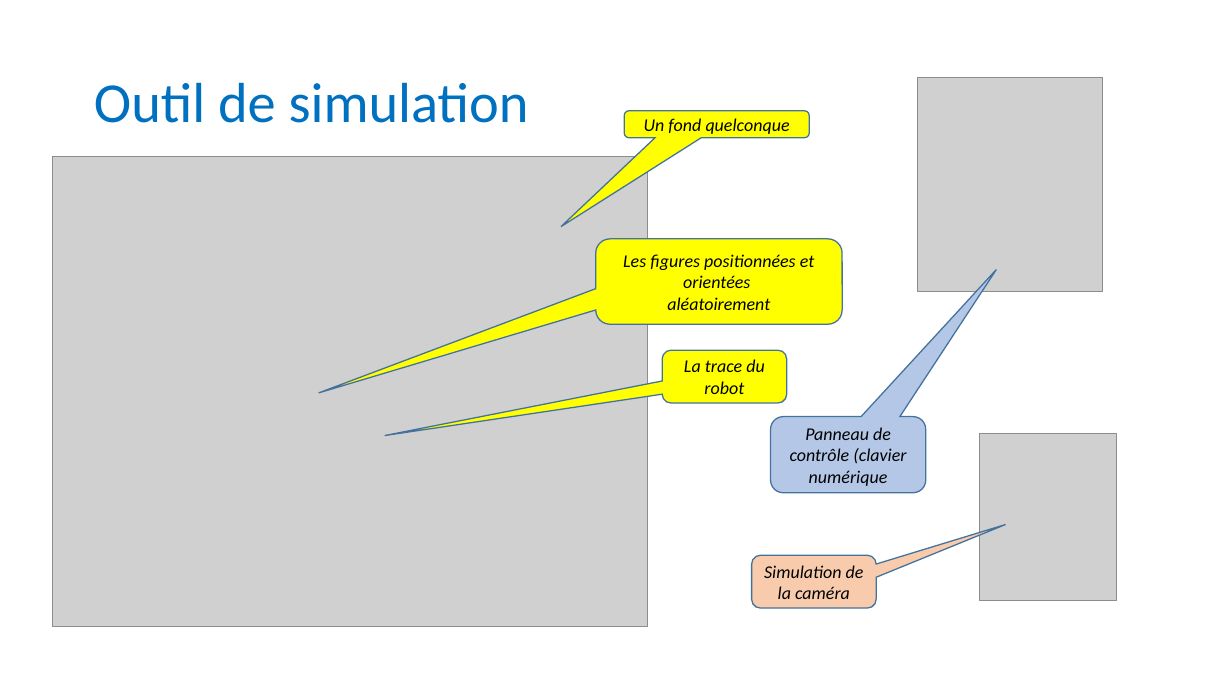
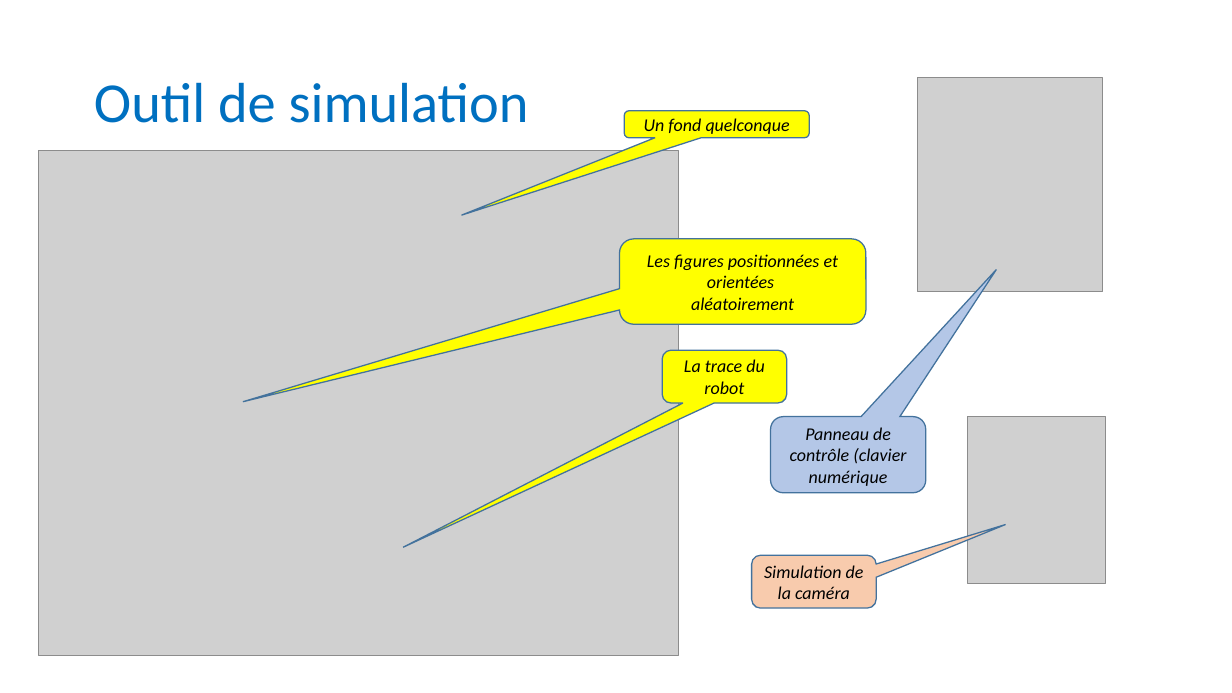
Before and after one commit to anumby-source/RobotServiceJeunesse2023, a slide deck: slide 16 of Présenations/Apprentissage neuronal.pptx. Drawn at 1232x693 pixels with LibreOffice and Linux fonts; fonts in the diff are those of the drawing; grey boxes stand for pictures. Boxes give left, top, right and bottom in pixels: in the first picture for what was removed or moved away, otherwise in the second. Text is boxed around its words. In the diff, an @@ line names an element or a change of style, - is before the commit and + after.

```diff
--- a/Présenations/Apprentissage neuronal.pptx
+++ b/Présenations/Apprentissage neuronal.pptx
@@ picture: place and size @@
-picture at box(53, 157, 649, 627)
+picture at box(39, 151, 679, 655)
@@ proportions changed in 3 elements at box(625, 111, 810, 138), box(663, 350, 787, 403), box(619, 238, 866, 323) @@
@@ rounded speech box "Les figures positionnées et orientées": place and size @@
-rounded speech box "Les figures positionnées et orientées" at box(596, 238, 843, 323)
+rounded speech box "Les figures positionnées et orientées" at box(619, 238, 866, 323)
@@ picture: place and size @@
-picture at box(980, 434, 1117, 601)
+picture at box(969, 417, 1106, 583)
```
Also in this commit, not shown: 17 other files.
